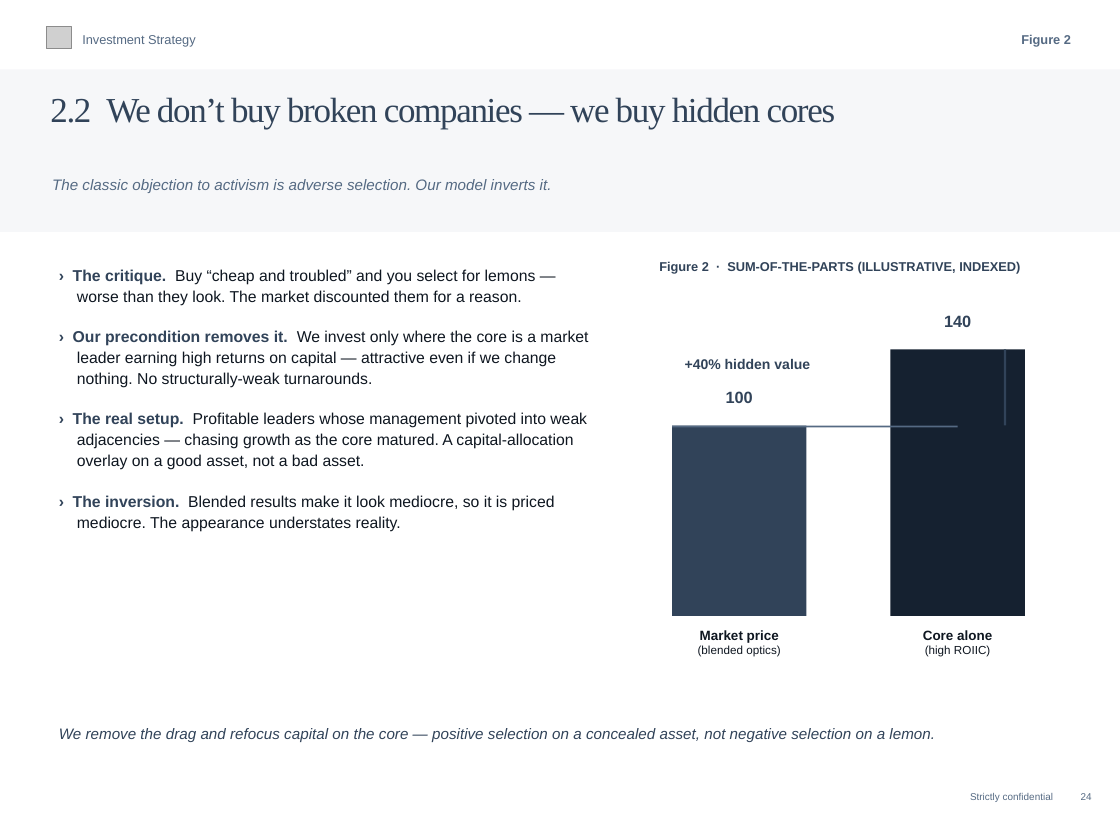
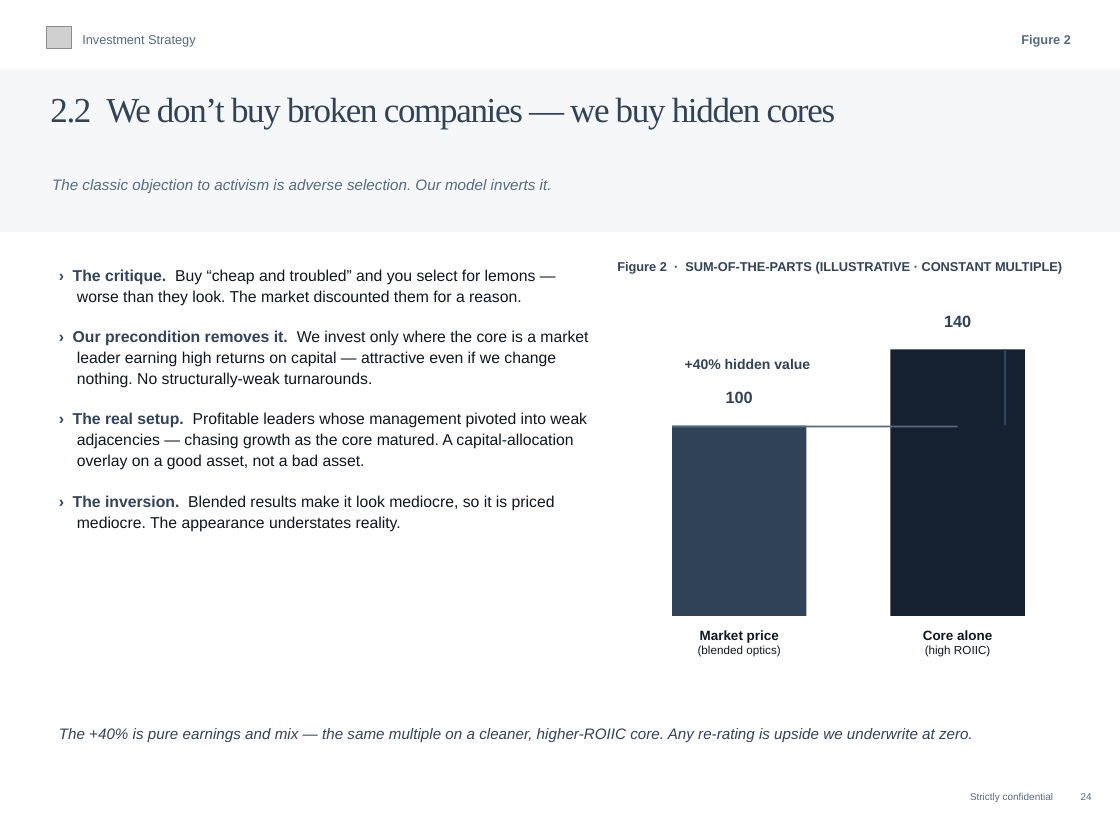
Before and after one commit to charette-lab/Claude, a slide deck: slide 27 of Athanase_Engaged_Ownership_Allocator_Deck.pptx. Drawn at 1120x840 pixels with LibreOffice and Linux fonts; fonts in the diff are those of the drawing; grey boxes stand for pictures. Boxes give left, top, right and bottom in pixels: in the first picture for what was removed or moved away, otherwise in the second. Text is boxed around its words. In the diff, an @@ line names an element or a change of style, - is before the commit and + after.

```diff
--- a/Athanase_Engaged_Ownership_Allocator_Deck.pptx
+++ b/Athanase_Engaged_Ownership_Allocator_Deck.pptx
@@ text at [617,261,1062,274]: text changed @@
-Figure 2 · SUM-OF-THE-PARTS (ILLUSTRATIVE, INDEXED)
+Figure 2 · SUM-OF-THE-PARTS (ILLUSTRATIVE · CONSTANT MULTIPLE)
@@ text at [59,728,973,742]: text changed @@
-We remove the drag and refocus capital on the core — positive selection on a concealed asset, not negative selection on a lemon.
+The +40% is pure earnings and mix — the same multiple on a cleaner, higher-ROIIC core. Any re-rating is upside we underwrite at zero.
```
Also in this commit, not shown: 32 other slides changed, 1 slide added, 1 other file.
